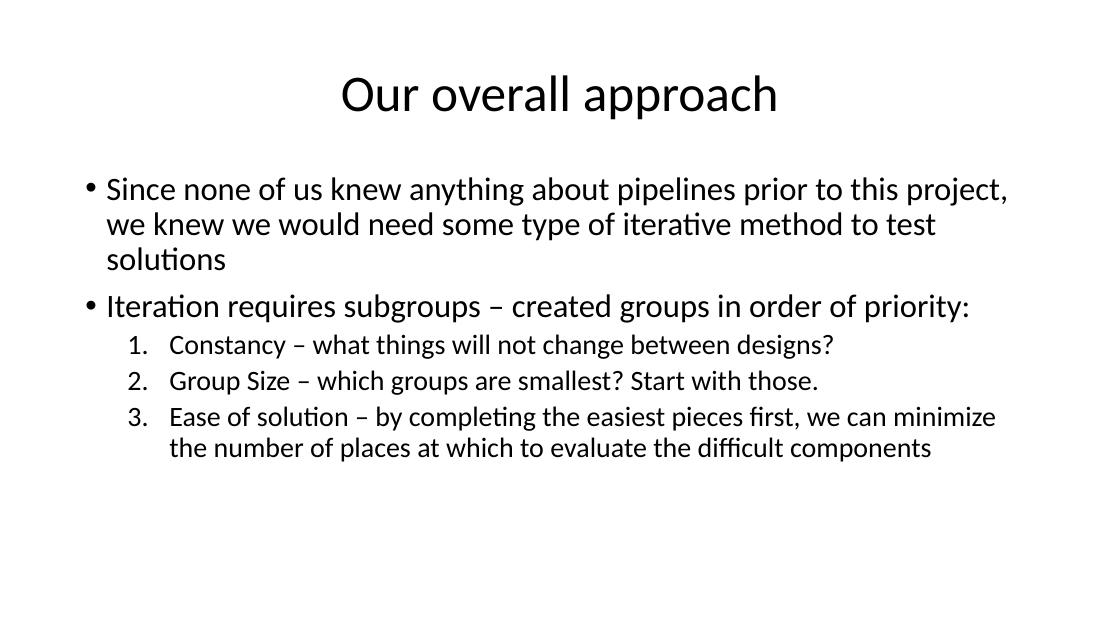
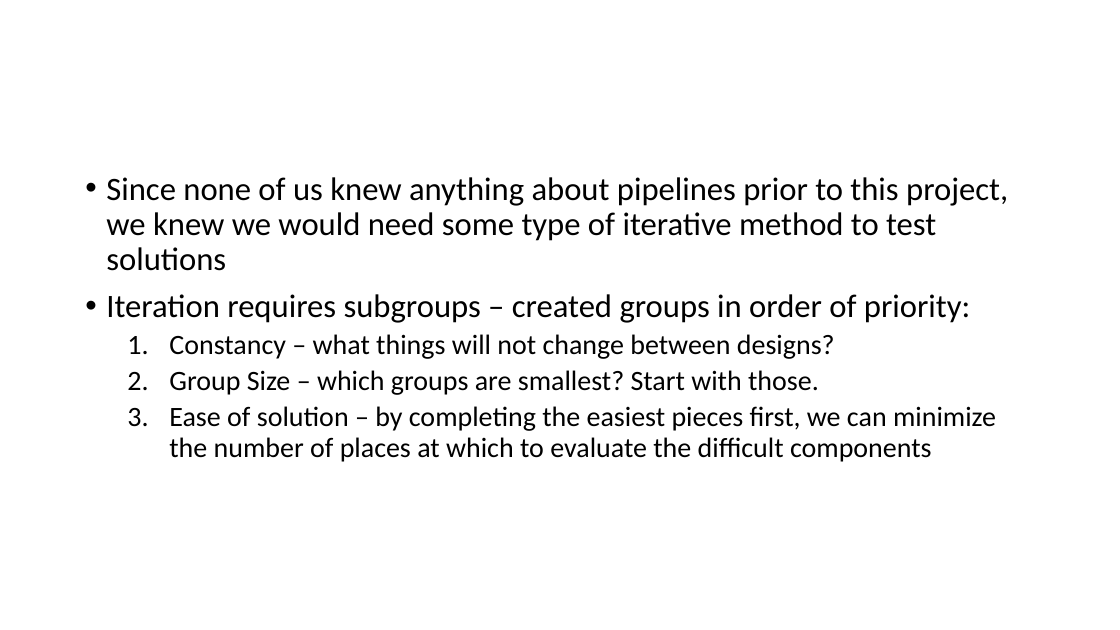
Before and after one commit to jamar1391/hello-world, a slide deck: slide 19 of dev/fluor/The AquaDucks/The AquaDucks Presentation.pptx (slide 15 before the commit). Drawn at 1120x630 pixels with LibreOffice and Linux fonts; fonts in the diff are those of the drawing. Boxes give left, top, right and bottom in pixels: in the first picture for what was removed or moved away, otherwise in the second. Text is boxed around its words. In the diff, an @@ line names an element or a change of style, - is before the commit and + after.

Commit message:
finished?

```diff
--- a/dev/fluor/The AquaDucks/The AquaDucks Presentation.pptx
+++ b/dev/fluor/The AquaDucks/The AquaDucks Presentation.pptx
@@ title removed at (341, 75, 779, 120) @@
-Our overall approach
```
Also in this commit, not shown: 3 other slides changed, 1 slide added, 2 slides removed.
